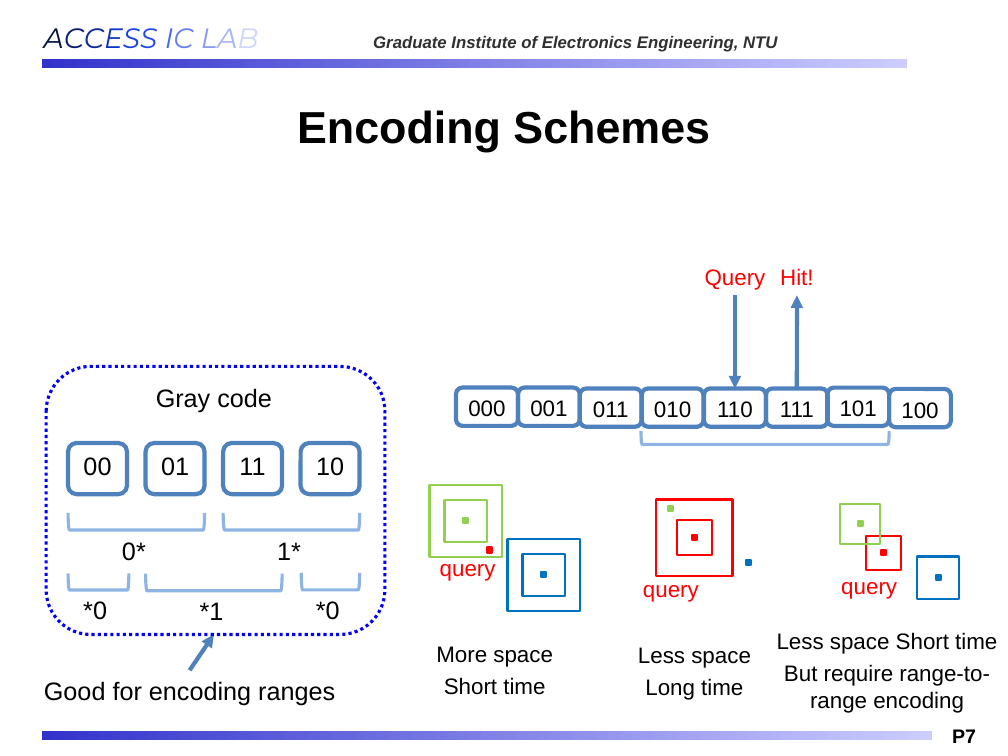
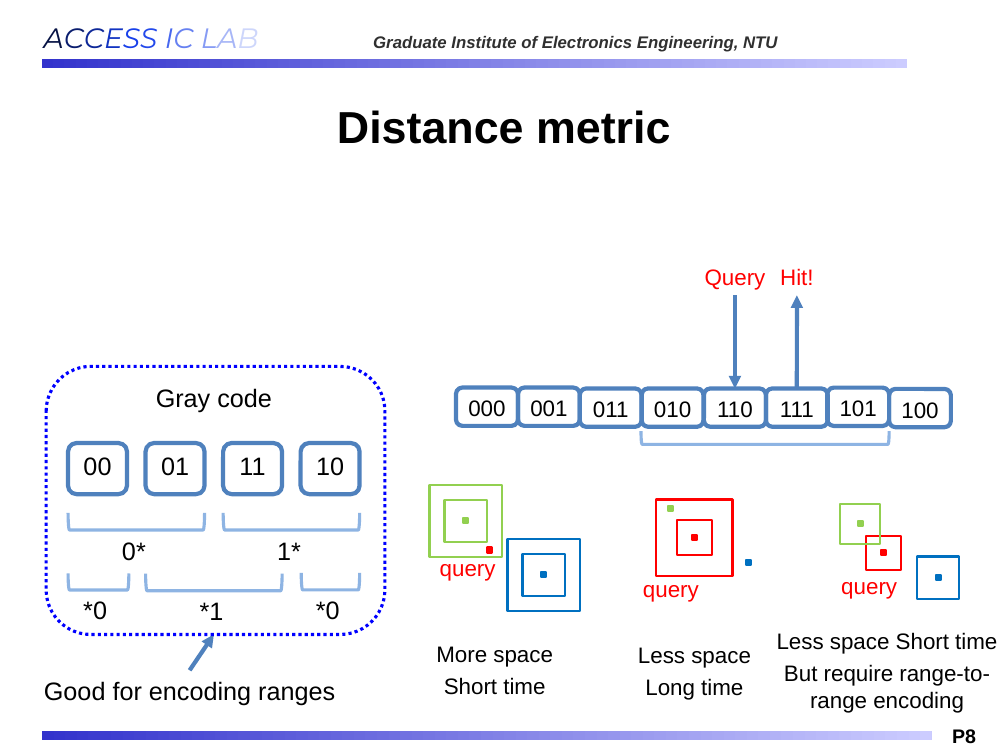
Before and after one commit to Oniontow/AndyWu_Project, a slide deck: slide 8 of IMS_NEW.pptx (slide 7 before the commit). Drawn at 1008x756 pixels with LibreOffice and Linux fonts; fonts in the diff are those of the drawing; grey boxes stand for pictures; background and template pictures are left out. Boxes give left, top, right and bottom in pixels: in the first picture for what was removed or moved away, otherwise in the second. Text is boxed around its words. In the diff, an @@ line names an element or a change of style, - is before the commit and + after.

```diff
--- a/IMS_NEW.pptx
+++ b/IMS_NEW.pptx
@@ title at bbox=[337, 110, 670, 144]: text changed @@
-Encoding Schemes
+Distance metric
@@ page number at bbox=[952, 729, 976, 744]: text changed @@
-P7
+P8
```
Also in this commit, not shown: 2 other slides changed, 2 slides added, 1 slide removed, 2 other files.
